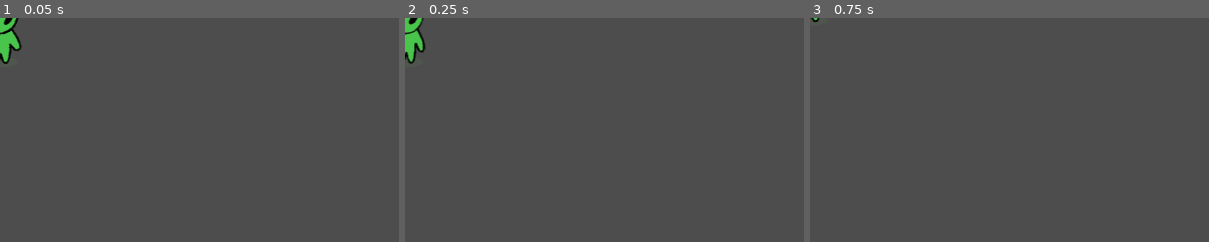
Above: before the commit, frames 1-3 (left to right).
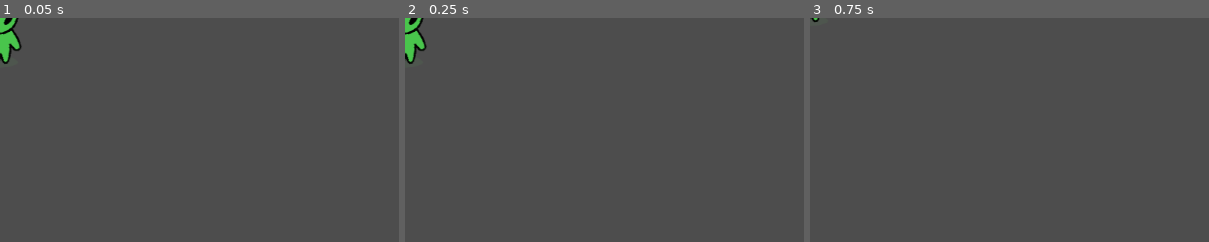
Above: after the commit, the same moments.

Repository: liannie3/wwhataburger
Game: Godot game, scene res://main_game/Player.tscn
Two runs of this game, one before a commit and one after it. Both use one fixed random seed, a clock stepped at 60 frames per second and the inputs below. This scene is started directly instead of the project's main scene.
Inputs:
- Up to frame 1 (0.05 s): no input
- Up to frame 2 (0.25 s): no input
- Up to frame 3 (0.75 s): tap Enter at 0.5 s; hold W (p1_up) from 0.53 s (still down); tap I (p2_up) at 0.6 s
The pictures show only the part of the screen within x 0-50%, y 0-50%; the shares and areas given below are measured in that part.

Frame 1 is identical in both runs. In frame 2, 0.2% of the frame differs, in the area x 0-6%, y 0-21%; in frame 3, nothing differs.

Commit message:
Use reusable prefix for animations

Diff:
--- a/main_game/player.gd
+++ b/main_game/player.gd
@@ -8,10 +8,11 @@
 func _physics_process(delta: float) -> void:
 	# 1. Build the action strings dynamically based on the player_id
 	# If player_id is 1, this becomes "p1_up". If it's 2, it becomes "p2_up".
-	var up = "p" + str(player_id) + "_up"
-	var down = "p" + str(player_id) + "_down"
-	var left = "p" + str(player_id) + "_left"
-	var right = "p" + str(player_id) + "_right"
+	var prefix = "p" + str(player_id)
+	var up = prefix + "_up"
+	var down = prefix + "_down"
+	var left = prefix + "_left"
+	var right = prefix + "_right"
 
 	# 2. Get the movement direction using our dynamically created strings
 	var direction = Input.get_vector(left, right, up, down)
@@ -22,11 +23,7 @@
 
 	if direction.length() > 0:
 		# If moving, play the move animation
-		anim.play("move")
-
-		# Flip the sprite left or right depending on the X direction
-		if direction.x != 0:
-			anim.flip_h = direction.x < 0
+		anim.play(prefix + "move")
 	else:
 		# If standing still, play idle
-		anim.play("idle")
+		anim.play(prefix + "idle")
